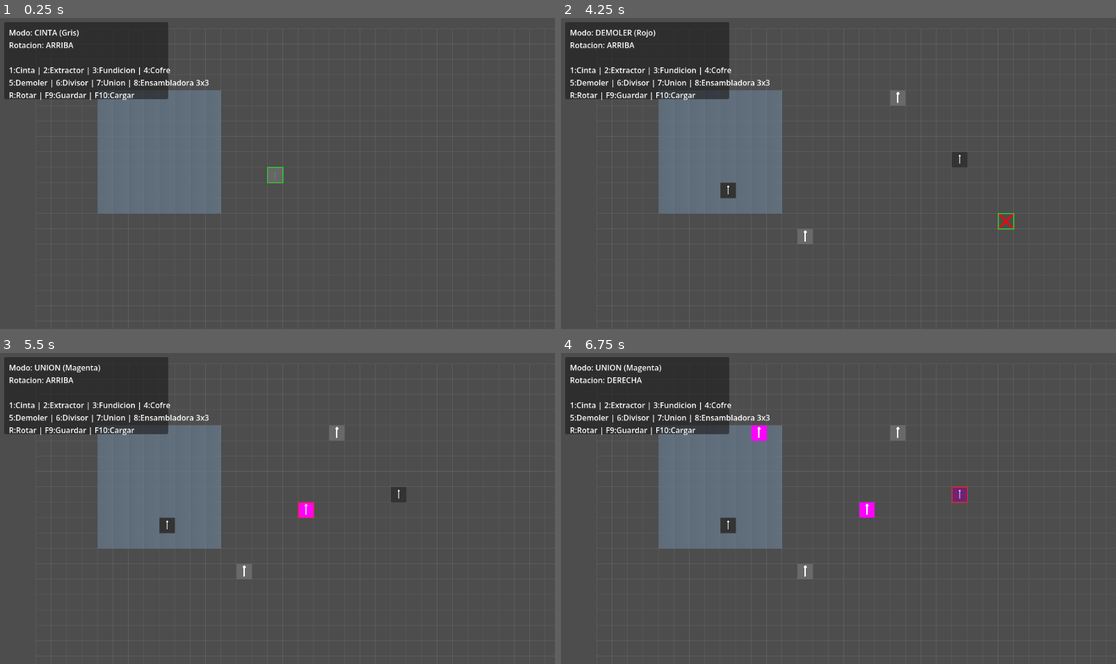
Above: before the commit, frames 1-4 (two rows, left to right).
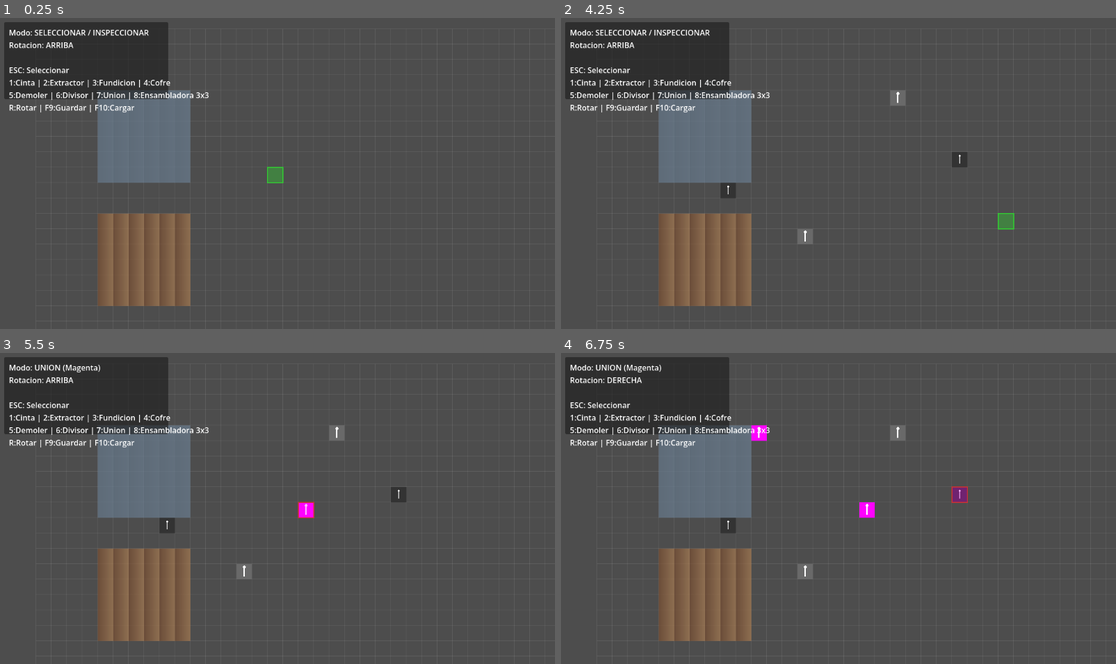
Above: after the commit, the same moments.

Repository: Flisinhub/godot-auto
Game: Godot game, scene res://scenes/Main.tscn
Same seed, same stepped clock (60 frames per second), same inputs: the game is played once before the commit and once after it.
Inputs (mouse positions are in pixels of both pictures, inside the frame that each line leads up to):
- Up to frame 1 (0.25 s): no input
- Up to frame 2 (4.25 s): tap Enter at 0.5, 2, 3.5 s; move the mouse to (960, 157) at 0.52 s; tap 1 at 0.6 s; click (960, 157) at 0.67 s; tap Space at 1.25, 2.75 s; drag from (727, 189) to (810, 235) at 1.27 s; move the mouse to (894, 105) at 2.02 s; tap 3 at 2.1 s; click (894, 105) at 2.17 s; drag from (810, 235) to (672, 126) at 2.77 s; move the mouse to (1005, 220) at 3.52 s; tap 5 at 3.6 s; click (1005, 220) at 3.67 s; tap Escape at 4.15 s
- Up to frame 3 (5.5 s): drag from (111, 461) to (194, 430) at 4.27 s; tap Space at 5 s; move the mouse to (305, 508) at 5.02 s; tap 7 at 5.1 s; click (305, 508) at 5.17 s
- Up to frame 4 (6.75 s): drag from (755, 430) to (727, 524) at 5.77 s; move the mouse to (960, 492) at 6.52 s; tap R at 6.6 s; click (960, 492) at 6.67 s

The runs differ from the first frame. In frame 1, 11% of the frame differs, in the area x 1-51%, y 3-93%; in frame 2, 10%; in frame 3, 10%; in frame 4, 9.9%.
Error before the commit: Invalid assignment of property or key 'input_belts' with value of type 'Array' on a base object of type 'RefCounted (Merger)'. (res://scripts/Main.gd:212)
Error after the commit: Invalid assignment of property or key 'input_belts' with value of type 'Array' on a base object of type 'RefCounted (Merger)'. (res://scripts/Main.gd:242)

Commit message:
Feature: Machine Inspector UI and Multiple Dynamic Recipes

Diff:
--- a/scripts/Main.gd
+++ b/scripts/Main.gd
@@ -1,7 +1,7 @@
 class_name Main
 extends Node2D
 
-var current_mode: BuildToolbar.BuildMode = BuildToolbar.BuildMode.BELT
+var current_mode: BuildToolbar.BuildMode = BuildToolbar.BuildMode.NONE
 var current_rotation: GridSettings.Direction = GridSettings.Direction.UP
 
 var grid_manager: GridManager = GridManager.new()
@@ -21,39 +21,68 @@
 var mergers: Array[Merger] = []
 var assemblers: Array[Assembler] = []
 
-var debug_iron_ore: ItemData
-var debug_iron_ingot: ItemData
-var debug_recipe: RecipeData
+var all_recipes: Array[RecipeData] = []
+var machine_ui: MachineUI
+
+var iron_ore: ItemData
+var iron_ingot: ItemData
+var copper_ore: ItemData
+var copper_ingot: ItemData
+var iron_gear: ItemData
 
 func _ready() -> void:
 	cursor.main_node = self
 	machine_renderer.main_node = self
 
+	# Inicializar la UI de Máquinas
+	machine_ui = MachineUI.new()
+	add_child(machine_ui)
+
 	simulation.simulation_ticked.connect(_on_simulation_ticked)
-	_setup_debug_data()
+	_setup_materials_and_recipes()
 	_generate_ore_veins()
 	_update_ui_text()
 
-func _setup_debug_data() -> void:
-	debug_iron_ore = ItemData.new(); debug_iron_ore.id = &"iron_ore"
-	var tex_ore = GradientTexture2D.new(); tex_ore.width = 16; tex_ore.height = 16
-	var grad_ore = Gradient.new(); grad_ore.colors = PackedColorArray([Color.SLATE_GRAY, Color.LIGHT_SLATE_GRAY])
-	tex_ore.gradient = grad_ore; debug_iron_ore.texture = tex_ore
-
-	debug_iron_ingot = ItemData.new(); debug_iron_ingot.id = &"iron_ingot"
-	var tex_ingot = GradientTexture2D.new(); tex_ingot.width = 16; tex_ingot.height = 16
-	var grad_ingot = Gradient.new(); grad_ingot.colors = PackedColorArray([Color.DARK_ORANGE, Color.ORANGE])
-	tex_ingot.gradient = grad_ingot; debug_iron_ingot.texture = tex_ingot
-
-	debug_recipe = RecipeData.new()
-	debug_recipe.processing_ticks = 10
-	debug_recipe.inputs[debug_iron_ore] = 1
-	debug_recipe.outputs[debug_iron_ingot] = 1
+func _create_item(id_name: String, human_name: String, c1: Color, c2: Color) -> ItemData:
+	var item = ItemData.new(); item.id = id_name; item.item_name = human_name
+	var tex = GradientTexture2D.new(); tex.width = 16; tex.height = 16
+	var grad = Gradient.new(); grad.colors = PackedColorArray([c1, c2])
+	tex.gradient = grad; item.texture = tex
+	return item
+
+func _setup_materials_and_recipes() -> void:
+	iron_ore = _create_item("iron_ore", "Mena de Hierro", Color.SLATE_GRAY, Color.LIGHT_SLATE_GRAY)
+	iron_ingot = _create_item("iron_ingot", "Lingote de Hierro", Color.DARK_ORANGE, Color.ORANGE)
+	copper_ore = _create_item("copper_ore", "Mena de Cobre", Color.SADDLE_BROWN, Color.PERU)
+	copper_ingot = _create_item("copper_ingot", "Lingote de Cobre", Color.CORAL, Color.LIGHT_CORAL)
+	iron_gear = _create_item("iron_gear", "Engranaje", Color.DARK_GRAY, Color.GRAY)
+
+	# Receta 1: Fundir Hierro
+	var r_iron = RecipeData.new(); r_iron.processing_ticks = 5
+	r_iron.inputs[iron_ore] = 1; r_iron.outputs[iron_ingot] = 1
+	all_recipes.append(r_iron)
+
+	# Receta 2: Fundir Cobre
+	var r_copper = RecipeData.new(); r_copper.processing_ticks = 5
+	r_copper.inputs[copper_ore] = 1; r_copper.outputs[copper_ingot] = 1
+	all_recipes.append(r_copper)
+
+	# Receta 3: Ensamblar Engranaje (Requiere Ensambladora)
+	var r_gear = RecipeData.new(); r_gear.processing_ticks = 10
+	r_gear.inputs[iron_ingot] = 2; r_gear.outputs[iron_gear] = 1
+	all_recipes.append(r_gear)
+
+	machine_ui.setup_recipes(all_recipes)
 
 func _generate_ore_veins() -> void:
-	for x in range(4, 12):
-		for y in range(4, 12):
-			resource_map.register_vein(Vector2i(x, y), debug_iron_ore)
+	# Hierro en el centro
+	for x in range(4, 10):
+		for y in range(4, 10):
+			resource_map.register_vein(Vector2i(x, y), iron_ore)
+	# Cobre más abajo
+	for x in range(4, 10):
+		for y in range(12, 18):
+			resource_map.register_vein(Vector2i(x, y), copper_ore)
 
 func _on_simulation_ticked() -> void:
 	for drill in drills: drill.process_tick()
@@ -69,6 +98,7 @@
 func _input(event: InputEvent) -> void:
 	if event is InputEventKey and event.is_pressed() and not event.is_echo():
 		match event.keycode:
+			KEY_ESCAPE: current_mode = BuildToolbar.BuildMode.NONE
 			KEY_1: current_mode = BuildToolbar.BuildMode.BELT
 			KEY_2: current_mode = BuildToolbar.BuildMode.DRILL
 			KEY_3: current_mode = BuildToolbar.BuildMode.SMELTER
@@ -83,10 +113,10 @@
 		_update_ui_text()
 
 	if event is InputEventMouseButton and event.button_index == MOUSE_BUTTON_LEFT and event.is_pressed():
-		_handle_build_click(get_global_mouse_position())
+		_handle_click(get_global_mouse_position())
 
 func _update_ui_text() -> void:
-	var mode_name = "NINGUNO"
+	var mode_name = "SELECCIONAR / INSPECCIONAR"
 	match current_mode:
 		BuildToolbar.BuildMode.BELT: mode_name = "CINTA (Gris)"
 		BuildToolbar.BuildMode.DRILL: mode_name = "EXTRACTOR (Amarillo)"
@@ -104,10 +134,19 @@
 		GridSettings.Direction.DOWN: rot_name = "ABAJO"
 		GridSettings.Direction.LEFT: rot_name = "IZQUIERDA"
 
-	ui_label.text = "Modo: %s\nRotacion: %s\n\n1:Cinta | 2:Extractor | 3:Fundicion | 4:Cofre\n5:Demoler | 6:Divisor | 7:Union | 8:Ensambladora 3x3\nR:Rotar | F9:Guardar | F10:Cargar" % [mode_name, rot_name]
-
-func _handle_build_click(mouse_pos: Vector2) -> void:
+	ui_label.text = "Modo: %s\nRotacion: %s\n\nESC: Seleccionar\n1:Cinta | 2:Extractor | 3:Fundicion | 4:Cofre\n5:Demoler | 6:Divisor | 7:Union | 8:Ensambladora 3x3\nR:Rotar | F9:Guardar | F10:Cargar" % [mode_name, rot_name]
+
+func _handle_click(mouse_pos: Vector2) -> void:
 	var grid_pos: Vector2i = GridSettings.world_to_grid(mouse_pos)
+
+	if current_mode == BuildToolbar.BuildMode.NONE:
+		# Modo Inspector: Abre la UI si hacemos clic en una máquina
+		var entity = grid_manager.get_entity_at(grid_pos)
+		if entity != null and not (entity is BeltCell):
+			machine_ui.open_for_machine(entity)
+		else:
+			machine_ui.panel.visible = false
+		return
 
 	match current_mode:
 		BuildToolbar.BuildMode.BELT:
@@ -125,7 +164,7 @@
 
 		BuildToolbar.BuildMode.SMELTER:
 			var smelter = Smelter.new(grid_pos, current_rotation)
-			smelter.active_recipe = debug_recipe
+			# NOTA: Ya no asignamos receta por defecto, el jugador debe elegirla en la UI
 			if grid_manager.occupy_cell(grid_pos, smelter):
 				smelters.append(smelter)
 				_reconnect_adjacent_area(grid_pos, Vector2i(1,1))
@@ -151,7 +190,6 @@
 		BuildToolbar.BuildMode.ASSEMBLER:
 			var size = GridSettings.get_rotated_size(Vector2i(3,3), current_rotation)
 			var assembler = Assembler.new(grid_pos, current_rotation)
-			assembler.active_recipe = debug_recipe
 			if grid_manager.occupy_area(grid_pos, size, assembler):
 				assemblers.append(assembler)
 				_reconnect_adjacent_area(grid_pos, size)
@@ -166,7 +204,7 @@
 				base_pos = entity.grid_position
 				size = entity.current_size
 
-			grid_manager.free_cell(grid_pos) # Esto borra todas las celdas ocupadas por la entidad
+			grid_manager.free_cell(grid_pos)
 
 			if entity is BeltCell:
 				simulation.unregister_belt(entity)
@@ -183,16 +221,12 @@
 	machine_renderer.queue_redraw()
 	belt_renderer.queue_redraw()
 
-## Actualización Delta expandida para soportar áreas (como 3x3)
 func _reconnect_adjacent_area(base_pos: Vector2i, size: Vector2i) -> void:
 	var positions_to_update: Dictionary = {}
-
-	# Añadimos el área central
 	for x in range(size.x):
 		for y in range(size.y):
 			var p = base_pos + Vector2i(x, y)
 			positions_to_update[p] = true
-			# Añadimos perímetro (vecinos inmediatos)
 			positions_to_update[p + Vector2i.UP] = true
 			positions_to_update[p + Vector2i.DOWN] = true
 			positions_to_update[p + Vector2i.LEFT] = true
@@ -201,29 +235,20 @@
 	for pos in positions_to_update.keys():
 		var ent = grid_manager.get_entity_at(pos)
 		if ent == null: continue
-
-		# Limpiar enlaces
 		if ent is BeltCell: ent.next_cell = null
 		elif ent is MiningDrill: ent.output_belt = null
 		elif ent is Splitter: ent.output_belts = [null, null, null]
-		elif ent is Smelter:
-			ent.input_belt = null; ent.output_belt = null
-		elif ent is Merger:
-			ent.input_belts = [null, null, null]; ent.output_belt = null
-		elif ent is StorageChest:
-			ent.input_belt = null
-		elif ent is Assembler:
-			ent.input_belts.clear(); ent.output_belts.clear()
-
-	# Recalcular
+		elif ent is Smelter: ent.input_belt = null; ent.output_belt = null
+		elif ent is Merger: ent.input_belts = [null, null, null]; ent.output_belt = null
+		elif ent is StorageChest: ent.input_belt = null
+		elif ent is Assembler: ent.input_belts.clear(); ent.output_belts.clear()
+
 	for pos in positions_to_update.keys():
 		var ent = grid_manager.get_entity_at(pos)
 		if ent == null: continue
-
 		if ent is BeltCell:
 			var target_pos = ent.grid_position + GridSettings.get_direction_vector(ent.direction)
 			var target = grid_manager.get_entity_at(target_pos)
-
 			if target is BeltCell: ent.next_cell = target
 			elif target is StorageChest: target.input_belt = ent
 			elif target is Smelter and target.input_port_pos == target_pos: target.input_belt = ent
@@ -237,12 +262,10 @@
 			elif target is Assembler:
 				if target.global_input_ports.has(target_pos):
 					target.input_belts.append(ent)
-
 		elif ent is MiningDrill:
 			var target_pos = ent.grid_position + GridSettings.get_direction_vector(ent.direction)
 			var target = grid_manager.get_entity_at(target_pos)
 			if target is BeltCell: ent.output_belt = target
-
 		elif ent is Splitter:
 			var s_dir = GridSettings.get_direction_vector(ent.direction)
 			var fronts = [s_dir, Vector2i(-s_dir.y, s_dir.x), Vector2i(s_dir.y, -s_dir.x)]
@@ -250,22 +273,18 @@
 				var target_pos = ent.grid_position + fronts[i]
 				var target = grid_manager.get_entity_at(target_pos)
 				if target is BeltCell: ent.output_belts[i] = target
-
 		elif ent is Merger:
 			var target_pos = ent.grid_position + GridSettings.get_direction_vector(ent.direction)
 			var target = grid_manager.get_entity_at(target_pos)
 			if target is BeltCell: ent.output_belt = target
-
 		elif ent is Smelter:
 			var target = grid_manager.get_entity_at(ent.output_port_pos)
 			if target is BeltCell: ent.output_belt = target
-
 		elif ent is Assembler:
 			for out_port in ent.global_output_ports:
 				var target = grid_manager.get_entity_at(out_port)
 				if target is BeltCell:
 					ent.output_belts.append(target)
-
 	simulation._sort_belts_topologically()
 
 func _reconnect_all() -> void:
--- /dev/null
+++ b/scripts/ui/MachineUI.gd
@@ -0,0 +1,129 @@
+class_name MachineUI
+extends CanvasLayer
+
+var panel: Panel
+var title: Label
+var status_lbl: Label
+var recipe_btn: OptionButton
+var input_lbl: Label
+var output_lbl: Label
+var close_btn: Button
+
+var current_machine: Variant = null
+var available_recipes: Array[RecipeData] = []
+
+func _ready() -> void:
+	layer = 10 # Asegurar que dibuja por encima del juego
+
+	panel = Panel.new()
+	panel.size = Vector2(300, 400)
+	panel.position = Vector2(800, 50) # Lado derecho
+	panel.visible = false
+	add_child(panel)
+
+	title = Label.new()
+	title.position = Vector2(10, 10)
+	title.text = "Inspector de Máquina"
+	panel.add_child(title)
+
+	status_lbl = Label.new()
+	status_lbl.position = Vector2(10, 40)
+	status_lbl.add_theme_color_override("font_color", Color.YELLOW)
+	panel.add_child(status_lbl)
+
+	var r_label = Label.new()
+	r_label.position = Vector2(10, 70)
+	r_label.text = "Receta Activa:"
+	panel.add_child(r_label)
+
+	recipe_btn = OptionButton.new()
+	recipe_btn.position = Vector2(10, 100)
+	recipe_btn.size = Vector2(280, 40)
+	recipe_btn.item_selected.connect(_on_recipe_selected)
+	panel.add_child(recipe_btn)
+
+	input_lbl = Label.new()
+	input_lbl.position = Vector2(10, 160)
+	input_lbl.text = "Inventario Entrada:\n- Vacio"
+	panel.add_child(input_lbl)
+
+	output_lbl = Label.new()
+	output_lbl.position = Vector2(10, 260)
+	output_lbl.text = "Inventario Salida:\n- Vacio"
+	panel.add_child(output_lbl)
+
+	close_btn = Button.new()
+	close_btn.position = Vector2(10, 350)
+	close_btn.size = Vector2(280, 40)
+	close_btn.text = "Cerrar Panel"
+	close_btn.pressed.connect(func(): panel.visible = false; current_machine = null)
+	panel.add_child(close_btn)
+
+func _process(_delta: float) -> void:
+	if not panel.visible or current_machine == null: return
+
+	# Actualizar estado en vivo
+	if "is_working" in current_machine:
+		status_lbl.text = "Estado: TRABAJANDO" if current_machine.is_working else "Estado: DETENIDO/ESPERANDO"
+		status_lbl.add_theme_color_override("font_color", Color.GREEN if current_machine.is_working else Color.RED)
+
+	if "input_inventory" in current_machine:
+		var in_text = "Inventario Entrada:\n"
+		for item in current_machine.input_inventory.keys():
+			in_text += "- " + item.item_name + ": " + str(current_machine.input_inventory[item]) + "\n"
+		input_lbl.text = in_text
+
+	if "output_inventory" in current_machine:
+		var out_text = "Inventario Salida:\n"
+		for item in current_machine.output_inventory.keys():
+			out_text += "- " + item.item_name + ": " + str(current_machine.output_inventory[item]) + "\n"
+		output_lbl.text = out_text
+
+func setup_recipes(recipes: Array[RecipeData]) -> void:
+	available_recipes = recipes
+
+func open_for_machine(machine: Variant) -> void:
+	current_machine = machine
+	panel.visible = true
+	recipe_btn.clear()
+
+	if machine is Smelter:
+		title.text = "Fundición (1x1)"
+	elif machine is Assembler:
+		title.text = "Ensambladora (3x3)"
+	elif machine is MiningDrill:
+		title.text = "Extractor Minero"
+		recipe_btn.disabled = true
+		return
+	else:
+		return
+
+	recipe_btn.disabled = false
+	recipe_btn.add_item("Ninguna (Pausada)", 0)
+
+	var idx = 1
+	var active_idx = 0
+	for r in available_recipes:
+		# Filtro simple: Si es Fundición, solo recetas de 1 entrada. Si es ensambladora, de 2+.
+		# Por flexibilidad, dejaremos todas por ahora, o filtramos según lógica:
+		var is_smelting = (r.inputs.size() == 1 and r.outputs.size() == 1)
+		if (machine is Smelter and is_smelting) or (machine is Assembler and not is_smelting):
+			recipe_btn.add_item(_format_recipe_name(r), idx)
+			recipe_btn.set_item_metadata(idx, r)
+			if machine.active_recipe == r:
+				active_idx = idx
+			idx += 1
+
+	recipe_btn.select(active_idx)
+
+func _format_recipe_name(r: RecipeData) -> String:
+	var out_name = ""
+	for item in r.outputs.keys(): out_name = item.item_name
+	return "Fabricar: " + out_name
+
+func _on_recipe_selected(index: int) -> void:
+	if current_machine == null: return
+	if index == 0:
+		current_machine.active_recipe = null
+	else:
+		current_machine.active_recipe = recipe_btn.get_item_metadata(index)
